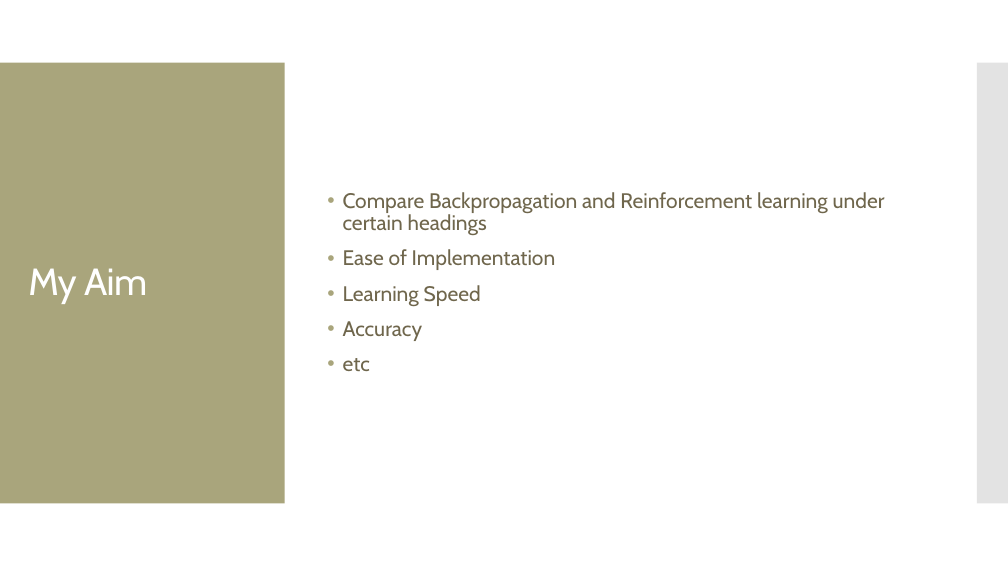
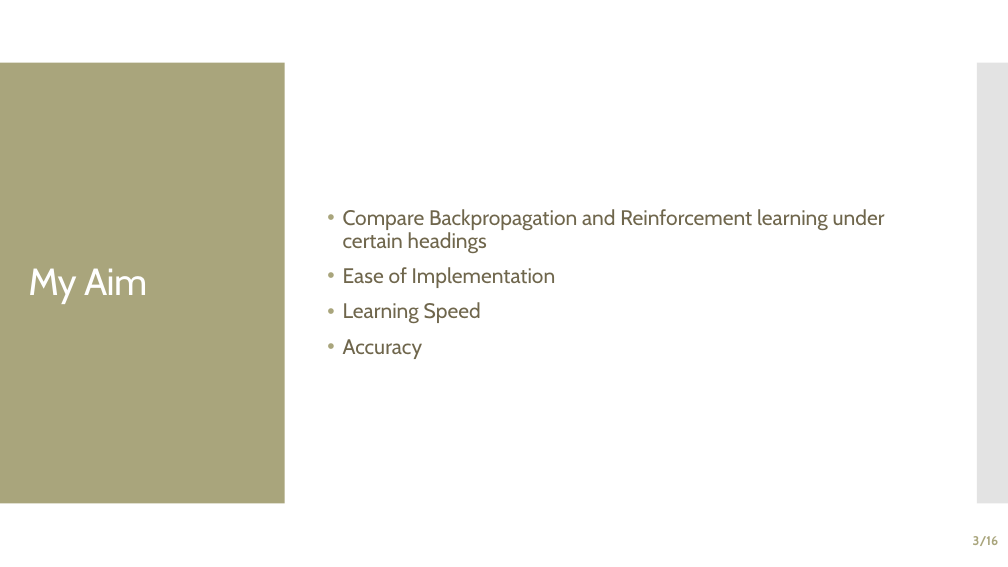
Before and after one commit to ClionaHayden/FYP-AIComparision, a slide deck: slide 3 of Docs/Final Presentation.pptx. Drawn at 1008x567 pixels with LibreOffice and Linux fonts; fonts in the diff are those of the drawing. Boxes give left, top, right and bottom in pixels: in the first picture for what was removed or moved away, otherwise in the second. Text is boxed around its words. In the diff, an @@ line names an element or a change of style, - is before the commit and + after.

```diff
--- a/Docs/Final Presentation.pptx
+++ b/Docs/Final Presentation.pptx
@@ text at [343, 358, 370, 371]: paragraph removed @@
-• etc
@@ page number added at [973, 536, 998, 546], 12 pt, text #A9A57C, bold @@
+3/16
```
Also in this commit, not shown: 10 other slides changed, 5 slides added, 1 slide removed, 8 other files.
